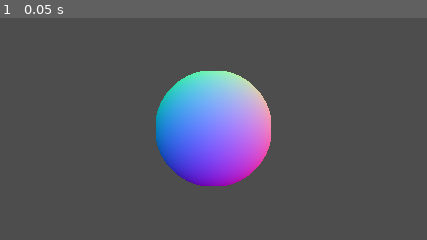
Above: before the commit, frame 1.
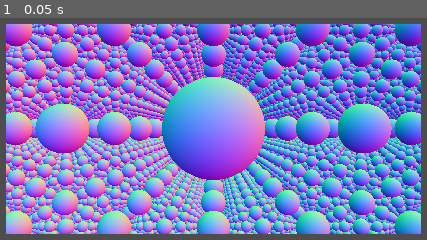
Above: after the commit, the same moment.

Repository: K2mies/Metaball-Raymarching
Game: Godot game, scene res://Scenes/raymarching00.tscn
Two runs of this game, one before a commit and one after it. Both use one fixed random seed, a clock stepped at 60 frames per second and the inputs below. The project has no main scene, so this scene is started directly.
Inputs:
- Up to frame 1 (0.05 s): no input

The runs differ from the first frame. In frame 1, 84% of the frame differs, in the area x 1-99%, y 2-98%.

Commit message:
first raymarcher up and running

Diff:
--- a/meta-balls-and-raymarching/Scenes/raymarching00.tscn
+++ b/meta-balls-and-raymarching/Scenes/raymarching00.tscn
@@ -8,7 +8,7 @@
 
 [sub_resource type="QuadMesh" id="QuadMesh_imecy"]
 material = SubResource("ShaderMaterial_4s5va")
-size = Vector2(2, 2)
+size = Vector2(3.94, 2)
 
 [node name="Node3D" type="Node3D"]
 
@@ -18,4 +18,4 @@
 mesh = SubResource("QuadMesh_imecy")
 
 [node name="Camera3D" type="Camera3D" parent="."]
-transform = Transform3D(1, 0, 0, 0, 1, 0, 0, 0, 1, 0, 0, 5.0950866)
+transform = Transform3D(1, 0, 0, 0, 1, 0, 0, 0, 1, 0, 0, 2.7828755)
--- a/meta-balls-and-raymarching/Shaders/raymarching00.gdshader
+++ b/meta-balls-and-raymarching/Shaders/raymarching00.gdshader
@@ -7,7 +7,7 @@
 const float MIN_DISTANCE = 0.001f;
 
 // ------------------------------------------------------------------- functions
-float sdSphere( vec3 p, vec3 centrum, float radius )
+float signedDistanceToSphere( vec3 p, vec3 centrum, float radius )
 {
 	return length( centrum - p ) - radius;
 }
@@ -22,7 +22,9 @@
 float get_distance( vec3 p )
 {
 	//p = opRep(p, vec3(3)); //uncomment for repeating spheres
-	return sdSphere( p, vec3( 0 ), 1.f );
+	p = opRep(p, vec3(-6.f, -6.f, -6.f)); //uncomment for repeating spheres
+
+	return signedDistanceToSphere( p, vec3( 0.f, 0.f, -3.f ), 1.f ); // you can change the position of the sphere from the vec3
 }
 
 vec3 get_normal( vec3 p )
@@ -40,7 +42,7 @@
 vec4 raymarch( vec3 ray_origin, vec3 ray_dir )
 {
 	float	t = 0.f;
-	vec3		p = ray_origin;
+	vec3	p = ray_origin;
 
 	for ( int i = 0; i < MAX_STEPS; i++ )
 	{
@@ -49,8 +51,8 @@
 
 		if( abs( d ) < MIN_DISTANCE )
 		{
-			vec3 normal = get_normal( p );
-			return vec4( normal * .5f + .5f, 1.f );
+			vec3 normal = get_normal( p ) * .5f + .5f;
+			return vec4( normal, 1.f );
 		}
 
 		if( t > MAX_DISTANCE )
@@ -74,20 +76,20 @@
 void fragment() {
 	vec2 uv = SCREEN_UV * 2.f - 1.f;
 
-	vec4 clip_pos =		vec4( uv, 1.f, 1.f );
-	vec4 w_pos =			INV_VIEW_MATRIX * INV_PROJECTION_MATRIX * clip_pos;
+	vec4 clip_position =	vec4( uv, 1.f, 1.f );
+	vec4 world_position =	INV_VIEW_MATRIX * INV_PROJECTION_MATRIX * clip_position;
 
-	vec3 ray_end =		w_pos.xyz / w_pos.w;
-	vec3 ray_origin = 	INV_VIEW_MATRIX[3].xyz;
-	vec3 ray_dir = 		normalize( ray_end - ray_origin );
+	vec3 ray_end =			world_position.xyz / world_position.w;
+	vec3 ray_origin = 		INV_VIEW_MATRIX[3].xyz;
+	vec3 ray_direction = 	normalize( ray_end - ray_origin );
 
 	//vec4 camera = INV_VIEW_MATRIX * INV_PROJECTION_MATRIX * vec4(uv, 1, 1);
 
 	//vec3 ray_origin = INV_VIEW_MATRIX[3].xyz;
 	//vec3 ray_dir = normalize(camera.xyz);
 
-	vec4 col = raymarch( ray_origin, ray_dir );
+	vec4 col = raymarch( ray_origin, ray_direction );
 
 	ALPHA =		col.a;
-	ALBEDO =		col.rgb;
+	ALBEDO =	col.rgb;
 }
